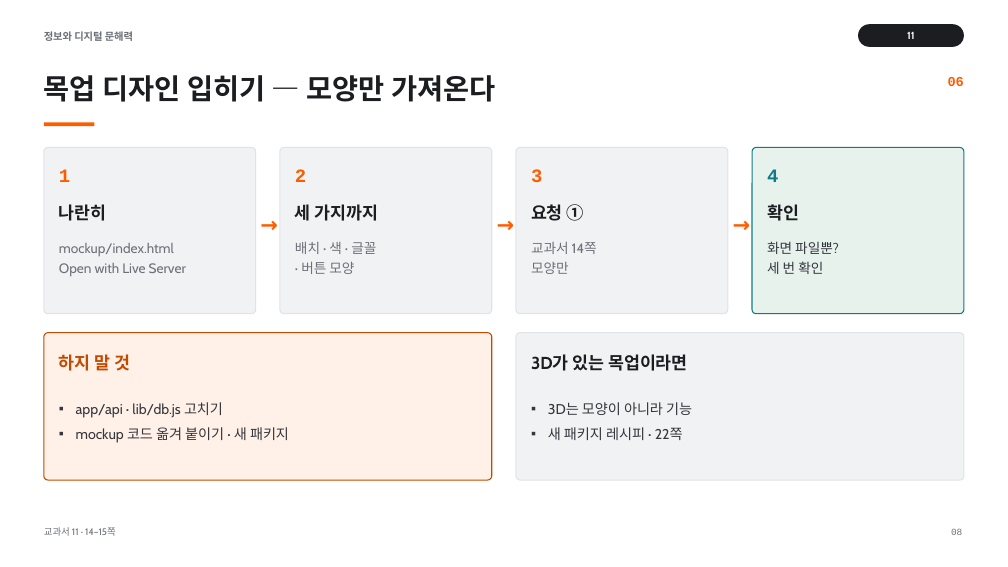
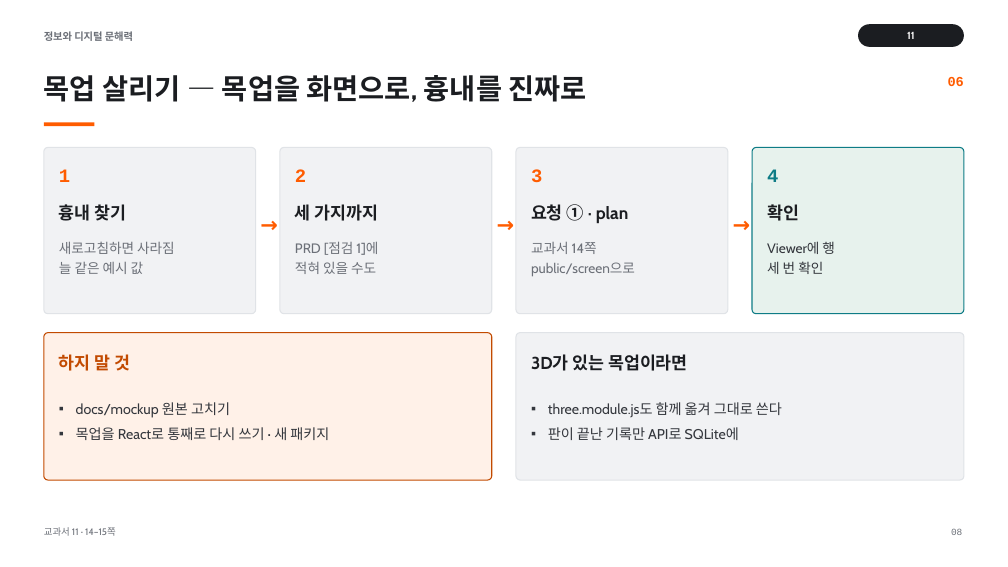
Before and after one commit to vcl-korea/2026-2nd-semester__jdh, a slide deck: slide 8 of 11/ppt/11_서비스_개발하기.pptx. Drawn at 1008x567 pixels with LibreOffice and Linux fonts; fonts in the diff are those of the drawing. Boxes give left, top, right and bottom in pixels: in the first picture for what was removed or moved away, otherwise in the second. Text is boxed around its words. In the diff, an @@ line names an element or a change of style, - is before the commit and + after.

```diff
--- a/11/ppt/11_서비스_개발하기.pptx
+++ b/11/ppt/11_서비스_개발하기.pptx
@@ text at box(44, 75, 587, 102): text changed @@
-목업 디자인 입히기 — 모양만 가져온다
+목업 살리기 — 목업을 화면으로, 흉내를 진짜로
@@ text at box(59, 204, 127, 221): text changed @@
-나란히
+흉내 찾기
@@ text at box(531, 204, 629, 223): text changed @@
-요청 ①
+요청 ① · plan
@@ text at box(59, 242, 175, 274): text changed @@
-mockup/index.html
-Open with Live Server
+새로고침하면 사라짐
+늘 같은 예시 값
@@ text at box(295, 242, 378, 274): text changed @@
-배치 · 색 · 글꼴
-· 버튼 모양
+PRD [점검 1]에
+적혀 있을 수도
@@ text at box(531, 262, 635, 277): text changed @@
-모양만
+public/screen으로
@@ text at box(767, 241, 835, 254): text changed @@
-화면 파일뿐?
+Viewer에 행
@@ text at box(76, 402, 329, 440): text changed @@
-▪ app/api · lib/db.js 고치기
-▪ mockup 코드 옮겨 붙이기 · 새 패키지
+▪ docs/mockup 원본 고치기
+▪ 목업을 React로 통째로 다시 쓰기 · 새 패키지
@@ text at box(548, 402, 782, 440): text changed @@
-▪ 3D는 모양이 아니라 기능
-▪ 새 패키지 레시피 · 22쪽
+▪ three.module.js도 함께 옮겨 그대로 쓴다
+▪ 판이 끝난 기록만 API로 SQLite에
```
Also in this commit, not shown: 9 other slides changed, 49 other files.
